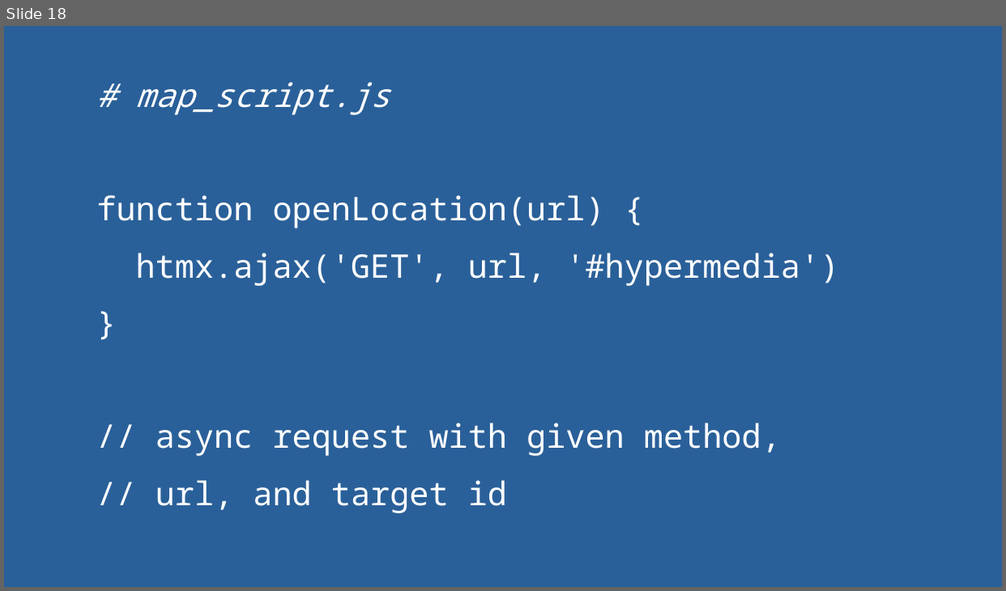
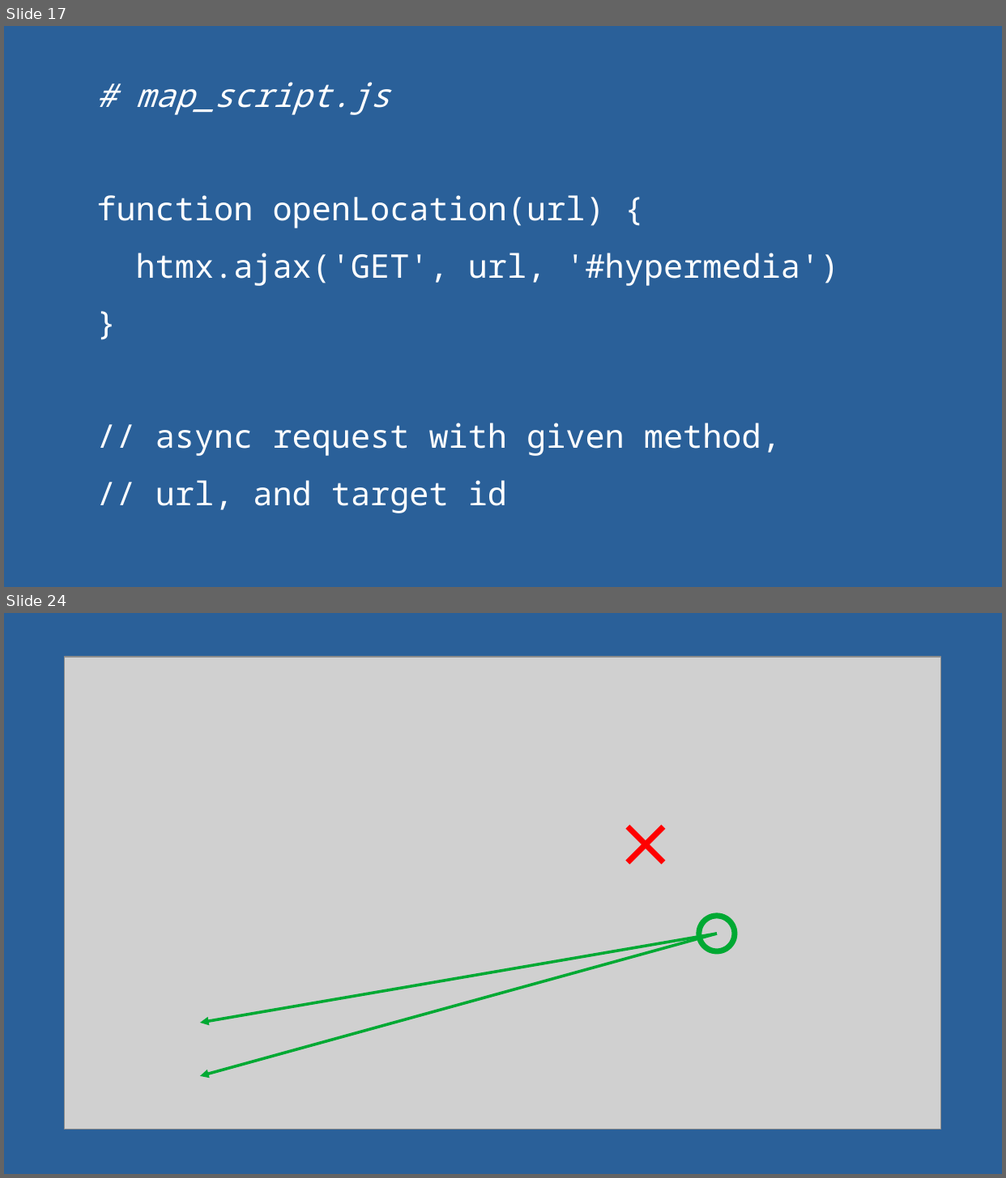
Before and after one commit to andywar65/map_swap_example, a slide deck: hypermedia_driven_maps.odp. Shown one above the other, each under a label of ours: slide 18 before the commit, slides 17 and 24 after it; the slides between them are not shown. The pictures are 1006x591 and 1006x1178 pixels, drawn with LibreOffice and Linux fonts; fonts in the diff are those of the drawing; grey boxes stand for pictures. Boxes give left, top, right and bottom in pixels: in the first picture for what was removed or moved away, otherwise in the second. Text is boxed around its words. In the diff, an @@ line names an element or a change of style, - is before the commit and + after.

```diff
--- a/hypermedia_driven_maps.odp
+++ b/hypermedia_driven_maps.odp
@@ slide 24 added at [4, 613, 1002, 1174], background #2A6099 @@
@@ picture added at [65, 657, 941, 1129] @@
@@ line added from (628, 827) to (663, 863), #FF0000 4.51 pt @@
@@ line added from (663, 827) to (628, 863), #FF0000 4.51 pt @@
@@ ellipse added at [700, 917, 735, 952], outline #00A933 4.51 pt @@
@@ arrow added from (717, 934) to (201, 1023), #00A933 2.3 pt @@
@@ arrow added from (717, 934) to (201, 1076), #00A933 2.3 pt @@
@@ what was slide 18 is now slide 17 @@
```
Also in this commit, not shown: 7 slides changed, 9 other slides added, 3 slides removed.
